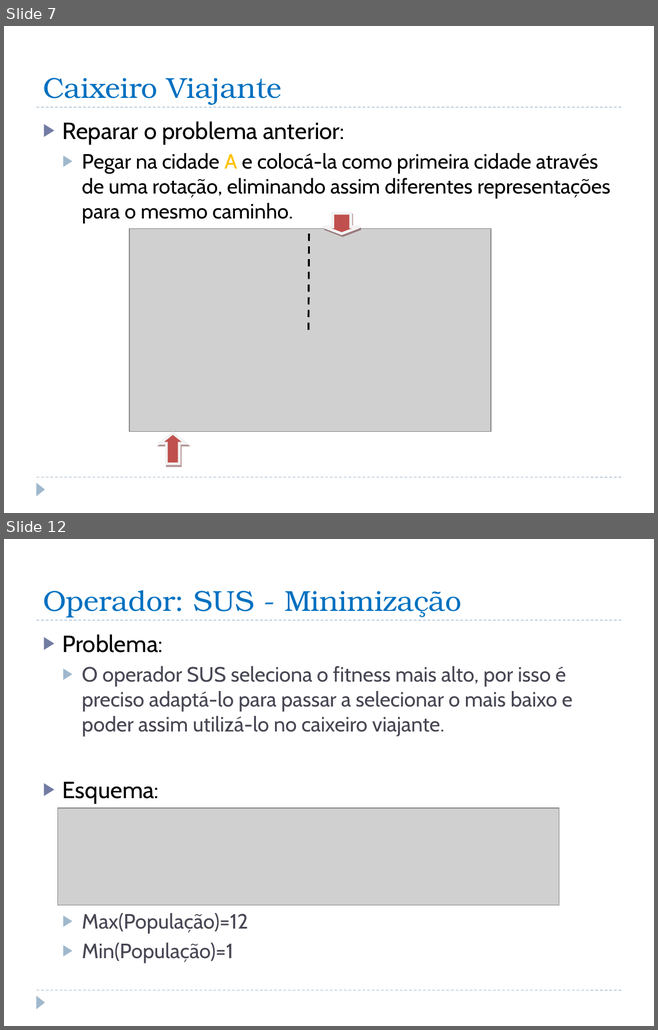
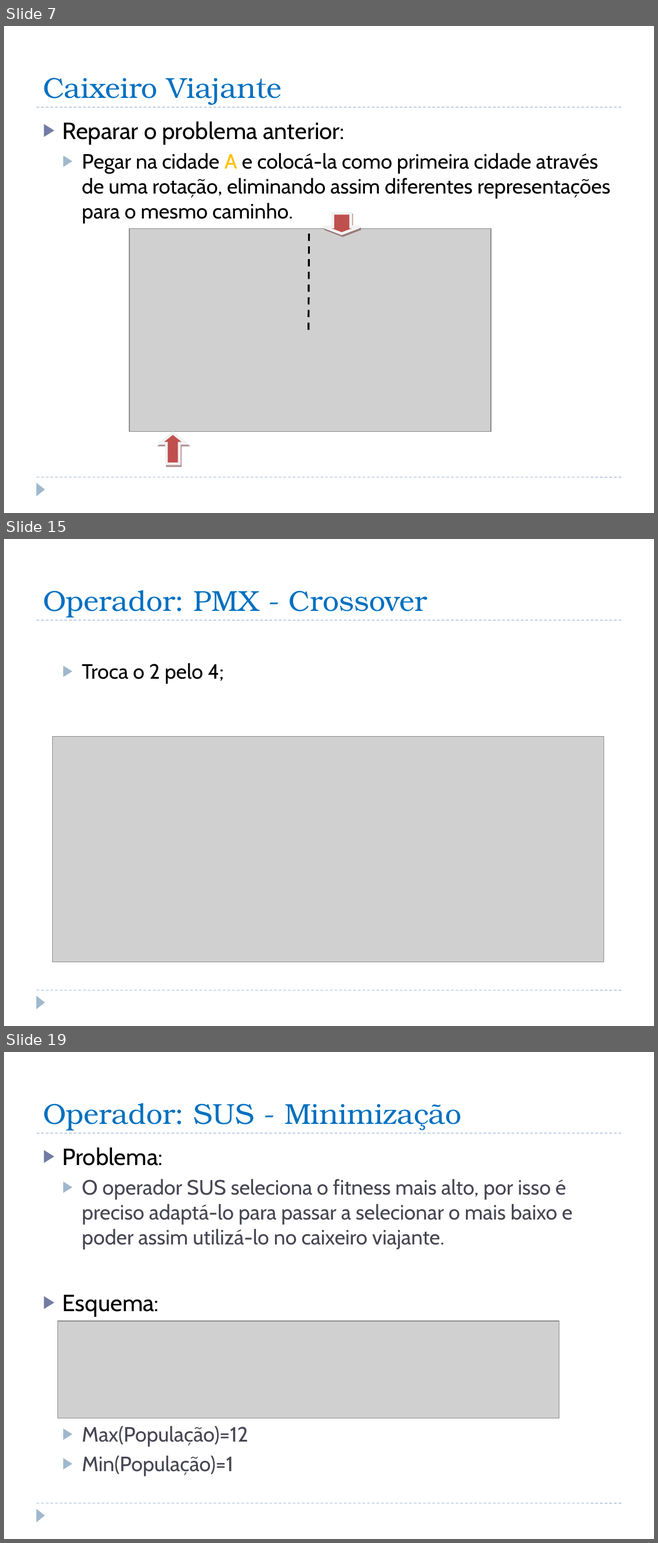
Before and after one commit to iptomar/inovative_11-12, a slide deck: versao03/CaixeiroViajante_apresentacao.pptx. Shown one above the other, each under a label of ours: slides 7 and 12 before the commit, slides 7, 15 and 19 after it; the slides between them are not shown. The pictures are 658x1030 and 658x1543 pixels, drawn with LibreOffice and Linux fonts; fonts in the diff are those of the drawing; grey boxes stand for pictures. Boxes give left, top, right and bottom in pixels: in the first picture for what was removed or moved away, otherwise in the second. Text is boxed around its words. In the diff, an @@ line names an element or a change of style, - is before the commit and + after.

Commit message:
Entrega de Operador PMX e Inversion

```diff
--- a/versao03/CaixeiroViajante_apresentacao.pptx
+++ b/versao03/CaixeiroViajante_apresentacao.pptx
@@ slide 15 added at [4, 539, 654, 1026], background #FFFFFF; not listed: 3 template elements that a slide beside it also shows @@
@@ title added at [43, 590, 427, 618], 32 pt, text #0070C0 @@
+Operador: PMX - Crossover
@@ text added at [82, 663, 224, 683], 23 pt, text #000000 @@
+  ▶ Troca o 2 pelo 4;
@@ picture added at [53, 736, 604, 962] @@
@@ what was slide 12 is now slide 19 @@
```
Also in this commit, not shown: 5 slides changed, 9 other slides added, 10 other files.
